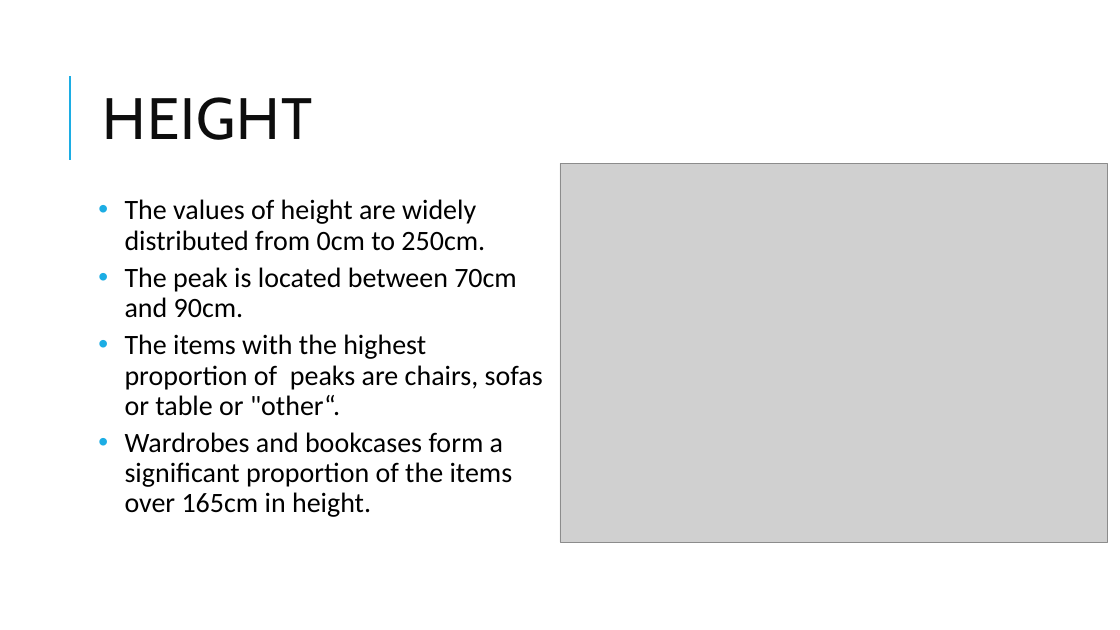
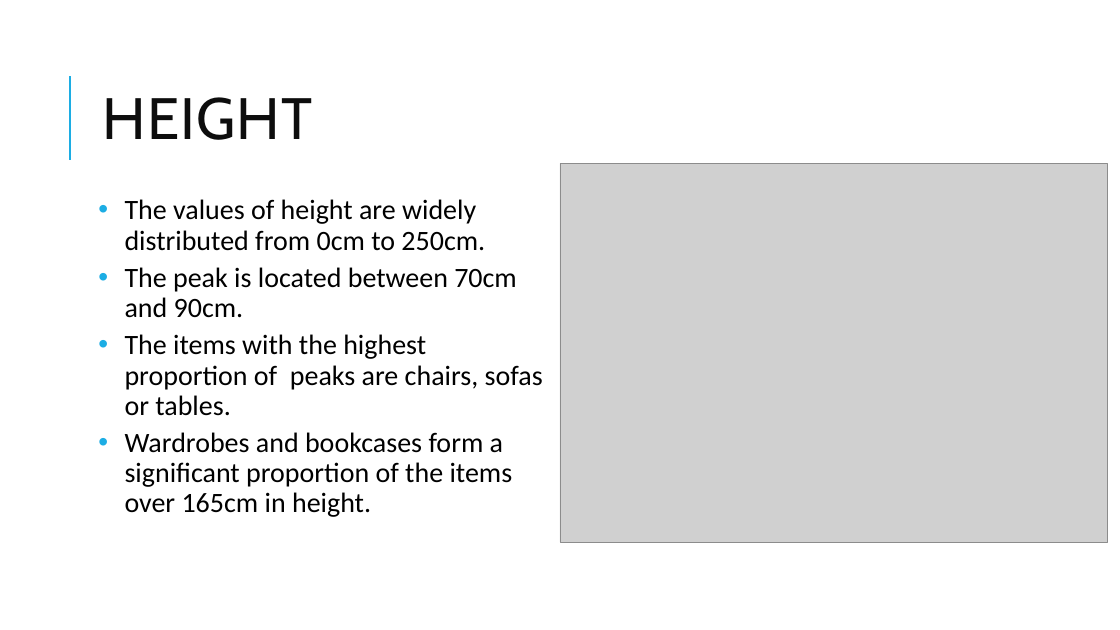
Before and after one commit to w-arnott/DAS-Group-23, a slide deck: slide 9 of Group_23_presentation.pptx. Drawn at 1120x630 pixels with LibreOffice and Linux fonts; fonts in the diff are those of the drawing; grey boxes stand for pictures. Boxes give left, top, right and bottom in pixels: in the first picture for what was removed or moved away, otherwise in the second. Text is boxed around its words. In the diff, an @@ line names an element or a change of style, - is before the commit and + after.

Commit message:
Have some changes after we have a meet in 17 March.
Change a few words of the text.

```diff
--- a/Group_23_presentation.pptx
+++ b/Group_23_presentation.pptx
@@ text at (x1=125, y1=334, x2=543, y2=416): text changed @@
-• The items with the highest proportion of peaks are chairs, sofas or table or "other“.
+• The items with the highest proportion of peaks are chairs, sofas or tables.
```
Also in this commit, not shown: 5 other slides changed.
